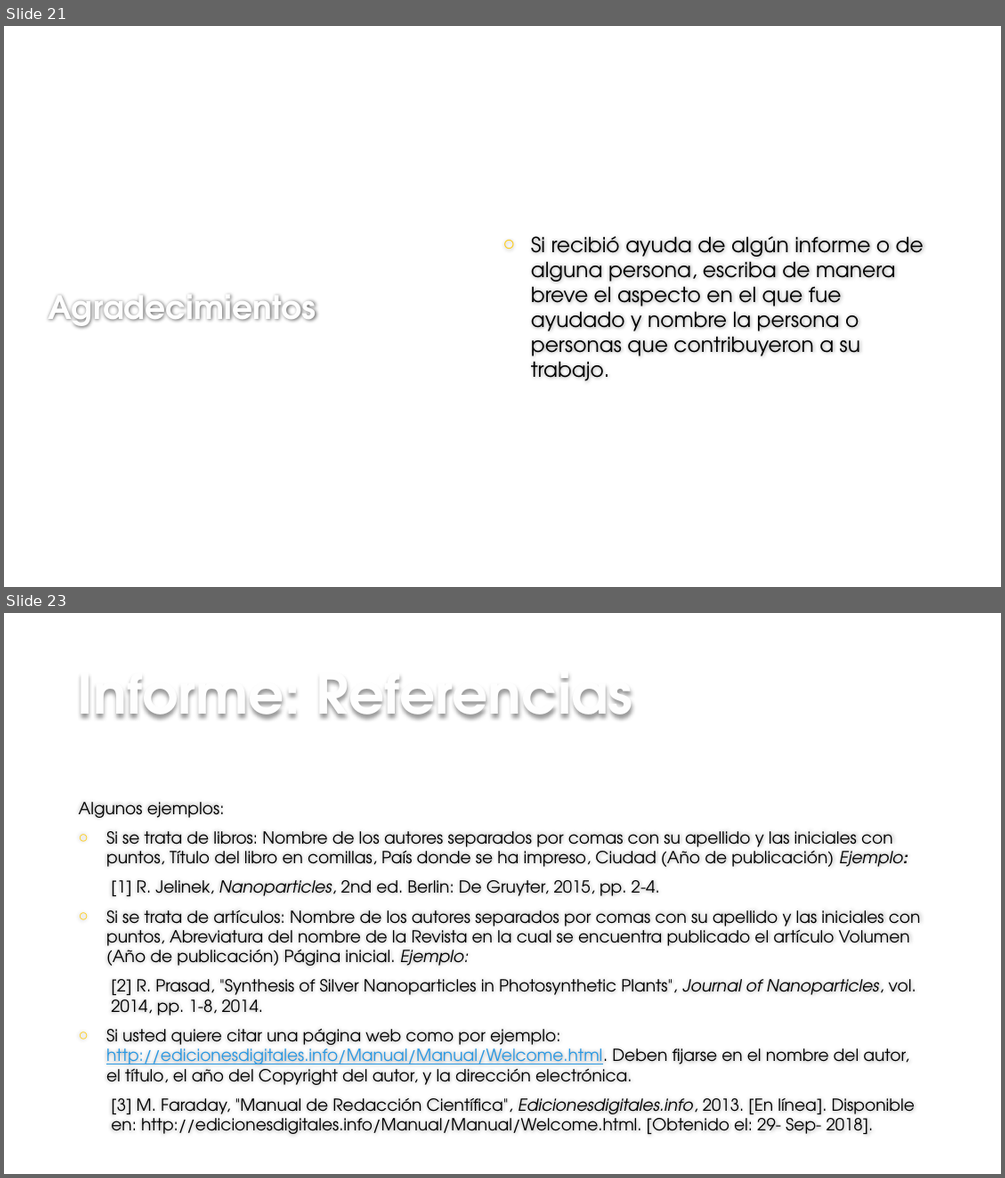
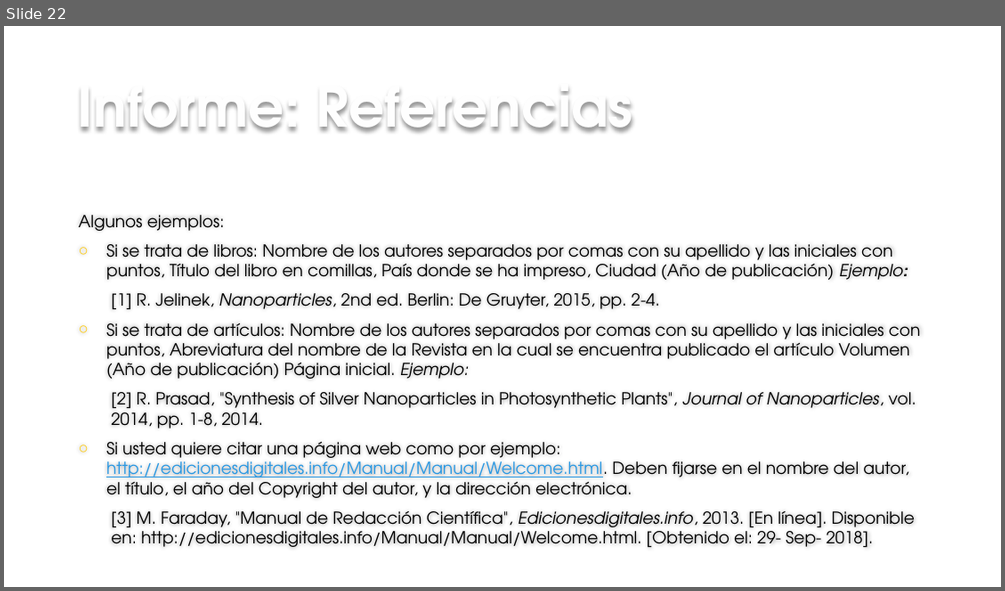
Before and after one commit to F4bian1012/Investigacion_I, a slide deck: Semana_0/Tips para realizar informes en formato IEEE.pptx. Shown one above the other, each under a label of ours: slides 21 and 23 before the commit, slide 22 after it; the slides between them are not shown. The pictures are 1005x1178 and 1005x591 pixels, drawn with LibreOffice and Linux fonts; fonts in the diff are those of the drawing; background and template pictures are left out. Boxes give left, top, right and bottom in pixels: in the first picture for what was removed or moved away, otherwise in the second. Text is boxed around its words. In the diff, an @@ line names an element or a change of style, - is before the commit and + after.

```diff
--- a/Semana_0/Tips para realizar informes en formato IEEE.pptx
+++ b/Semana_0/Tips para realizar informes en formato IEEE.pptx
@@ slide 21 removed at (x1=4, y1=26, x2=1001, y2=587), background #FFFFFF @@
@@ text removed at (x1=531, y1=236, x2=923, y2=381) @@
-○ Si recibió ayuda de algún informe o de alguna persona, escriba de manera breve el aspecto en el que fue ayudado y nombre la persona o personas que contribuyeron a su trabajo.
@@ title removed at (x1=48, y1=295, x2=316, y2=328) @@
-Agradecimientos
@@ what was slide 23 is now slide 22 @@
```
Also in this commit, not shown: 4 slides changed, 1 other file.
